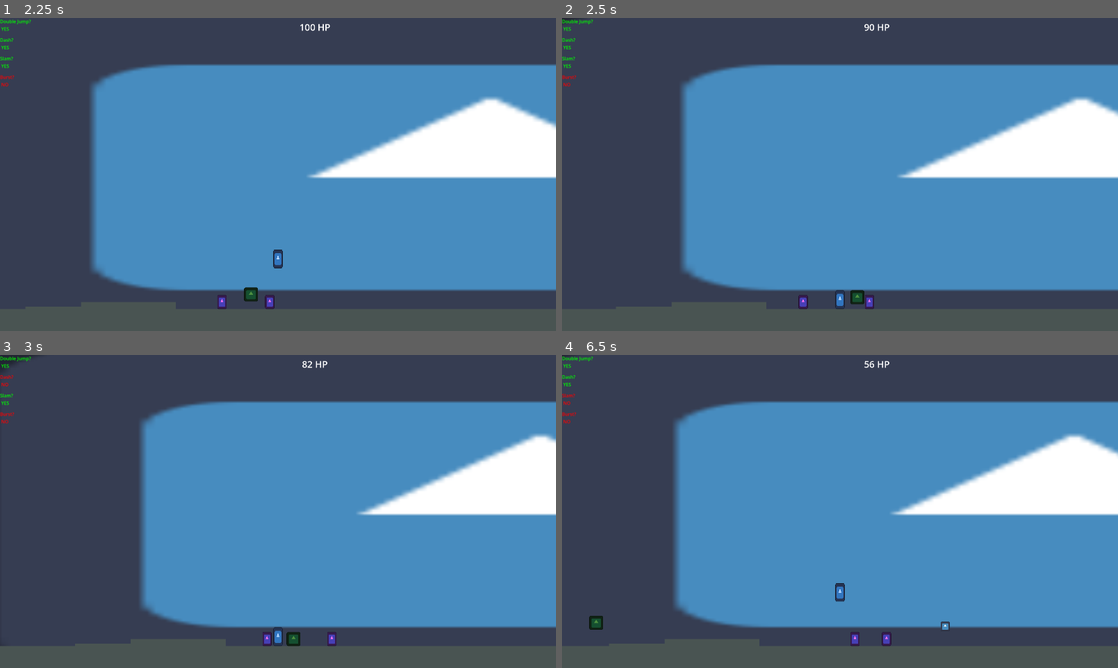
Above: before the commit, frames 1-4 (two rows, left to right).
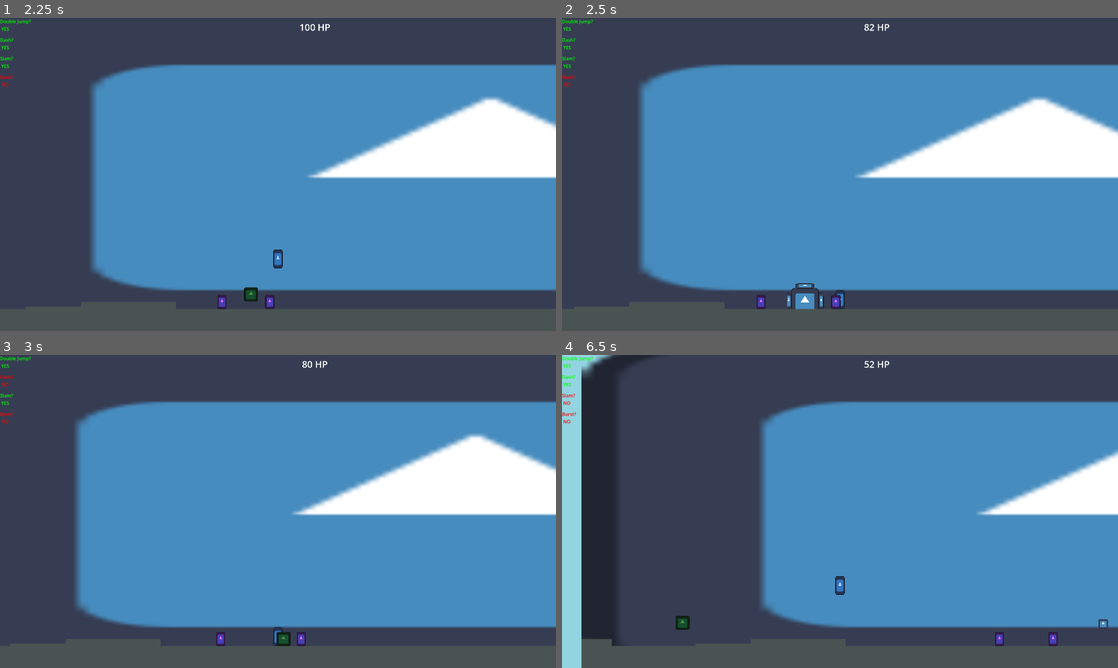
Above: after the commit, the same moments.

Repository: HeroHunterIguess/untitled-wip-game
Game: Godot game, scene res://scenes/worlds/main_world.tscn
Same seed, same stepped clock (60 frames per second), same inputs: the game is played once before the commit and once after it. The engine's default icon, where the game draws it, is replaced by a stand-in: a white triangle on a blue panel in a dark square.
Inputs (mouse positions are in pixels of both pictures, inside the frame that each line leads up to):
- Up to frame 1 (2.25 s): move the mouse to (400, 158) at 0.52 s; hold D (right) 0.53-2.03 s; tap Q (burst) at 0.6, 1.55, 2.1 s; tap Space (double jump) at 0.77, 1.52 s; move the mouse to (166, 190) at 1.27 s; tap E (air_freeze) at 1.35 s; move the mouse to (333, 105) at 2.02 s; hold A (left) from 2.03 s (still down)
- Up to frame 2 (2.5 s): keep holding A (left)
- Up to frame 3 (3 s): move the mouse to (250, 574) at 2.77 s; release A (left) at 2.78 s; hold D (right) from 2.78 s (still down); tap Shift (dash) at 2.85 s
- Up to frame 4 (6.5 s): tap Space (double jump) at 3.02, 3.77, 4.52, 6.02 s; tap Q (burst) at 3.05, 3.8, 4.55, 5.3, 5.85 s; move the mouse to (1006, 558) at 3.52 s; right-click (1006, 558) at 3.6 s; move the mouse to (673, 464) at 4.27 s; release D (right) at 4.28 s; hold A (left) 4.28-5.03 s; tap F (ground_slam) at 4.35 s; move the mouse to (867, 511) at 5.02 s; hold D (right) 5.03-5.78 s; click (867, 511) at 5.1 s; move the mouse to (756, 433) at 5.77 s; hold A (left) from 5.78 s (still down)

Frame 1 is identical in both runs. In frame 2, 10% of the frame differs, in the area x 0-100%, y 0-94%; in frame 3, 14%; in frame 4, 26%, in the area x 0-100%, y 0-100%.

Commit message:
fix burst enemy

Diff:
--- a/scenes/attacks/enemy_burst_attack.tscn
+++ b/scenes/attacks/enemy_burst_attack.tscn
@@ -7,6 +7,8 @@
 radius = 64.0
 
 [node name="enemy_burst_attack" type="Area2D" unique_id=78801715]
+collision_layer = 5
+collision_mask = 5
 script = ExtResource("1_ortqv")
 
 [node name="CollisionShape2D" type="CollisionShape2D" parent="." unique_id=1568914869]
--- a/scenes/enemy_types/burst_enemy.tscn
+++ b/scenes/enemy_types/burst_enemy.tscn
@@ -10,7 +10,7 @@
 size = Vector2(50, 50)
 
 [sub_resource type="CircleShape2D" id="CircleShape2D_d0to3"]
-radius = 60.926186
+radius = 64.0
 
 [node name="burst_enemy" type="CharacterBody2D" unique_id=2141503813]
 script = ExtResource("1_fkmm3")
@@ -32,6 +32,8 @@
 debug_color = Color(0.90839064, 0.00012090445, 0.73861134, 0.41960785)
 
 [node name="burst_range" type="Area2D" parent="." unique_id=1036327533]
+collision_layer = 5
+collision_mask = 5
 
 [node name="CollisionShape2D" type="CollisionShape2D" parent="burst_range" unique_id=1855640449]
 shape = SubResource("CircleShape2D_d0to3")
--- a/scripts/game/attacks/enemy_burst_attack.gd
+++ b/scripts/game/attacks/enemy_burst_attack.gd
@@ -14,7 +14,7 @@
 func _on_area_entered(area: Area2D) -> void:
 	# damage things in area
 	var object = area.get_parent()
-	if object.is_in_group("player") && !data.slamming:
+	if object.is_in_group("player") && not data.slamming:
 		if object.has_method("take_dmg"):
 			object.take_dmg(DAMAGE)
 
